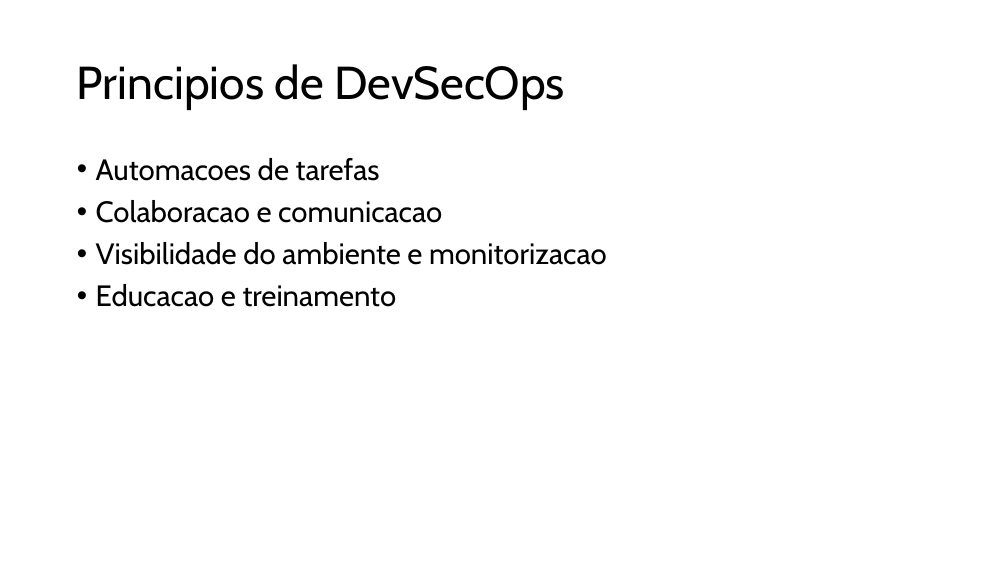
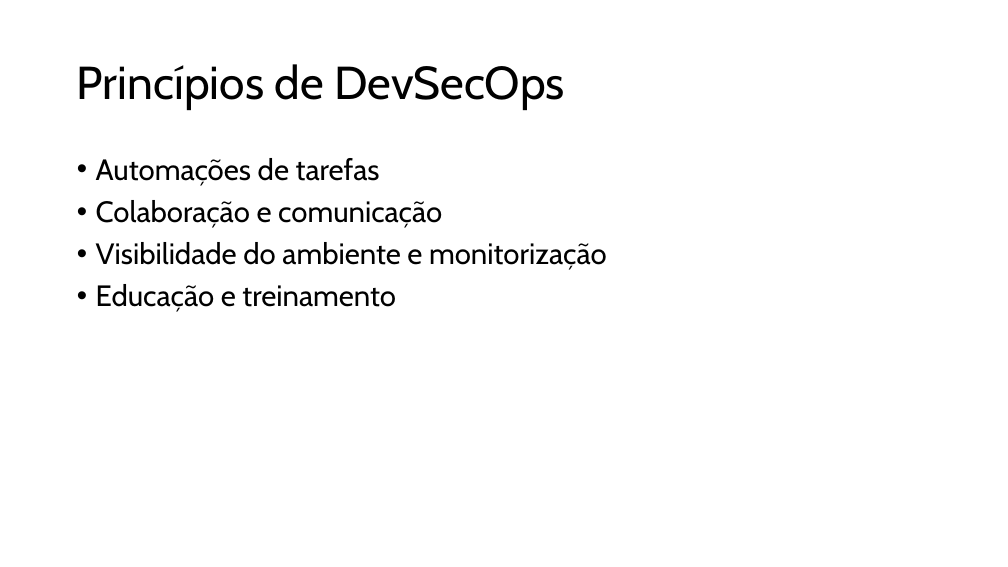
Before and after one commit to raqsilva8/pme-devsecops-toolkit, a slide deck: slide 7 of Material_de_Treino/DevSecOps_tecnico.pptx. Drawn at 1008x567 pixels with LibreOffice and Linux fonts; fonts in the diff are those of the drawing. Boxes give left, top, right and bottom in pixels: in the first picture for what was removed or moved away, otherwise in the second. Text is boxed around its words. In the diff, an @@ line names an element or a change of style, - is before the commit and + after.

```diff
--- a/Material_de_Treino/DevSecOps_tecnico.pptx
+++ b/Material_de_Treino/DevSecOps_tecnico.pptx
@@ title at box(77, 64, 565, 110): text changed @@
-Principios de DevSecOps
+Princípios de DevSecOps
@@ text at box(96, 158, 607, 312): text changed @@
-• Automacoes de tarefas
-• Colaboracao e comunicacao
-• Visibilidade do ambiente e monitorizacao
-• Educacao e treinamento
+• Automações de tarefas
+• Colaboração e comunicação
+• Visibilidade do ambiente e monitorização
+• Educação e treinamento
```
Also in this commit, not shown: 13 other slides changed, 1 other file.
